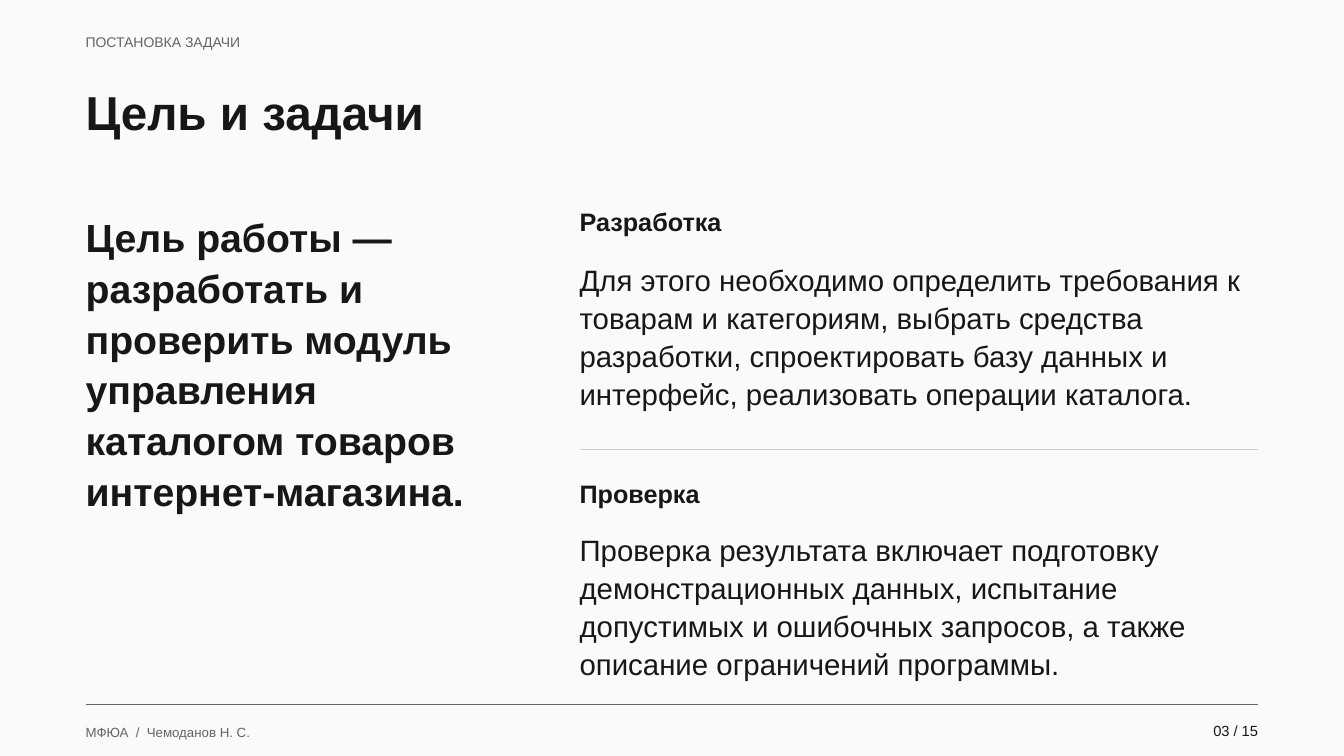
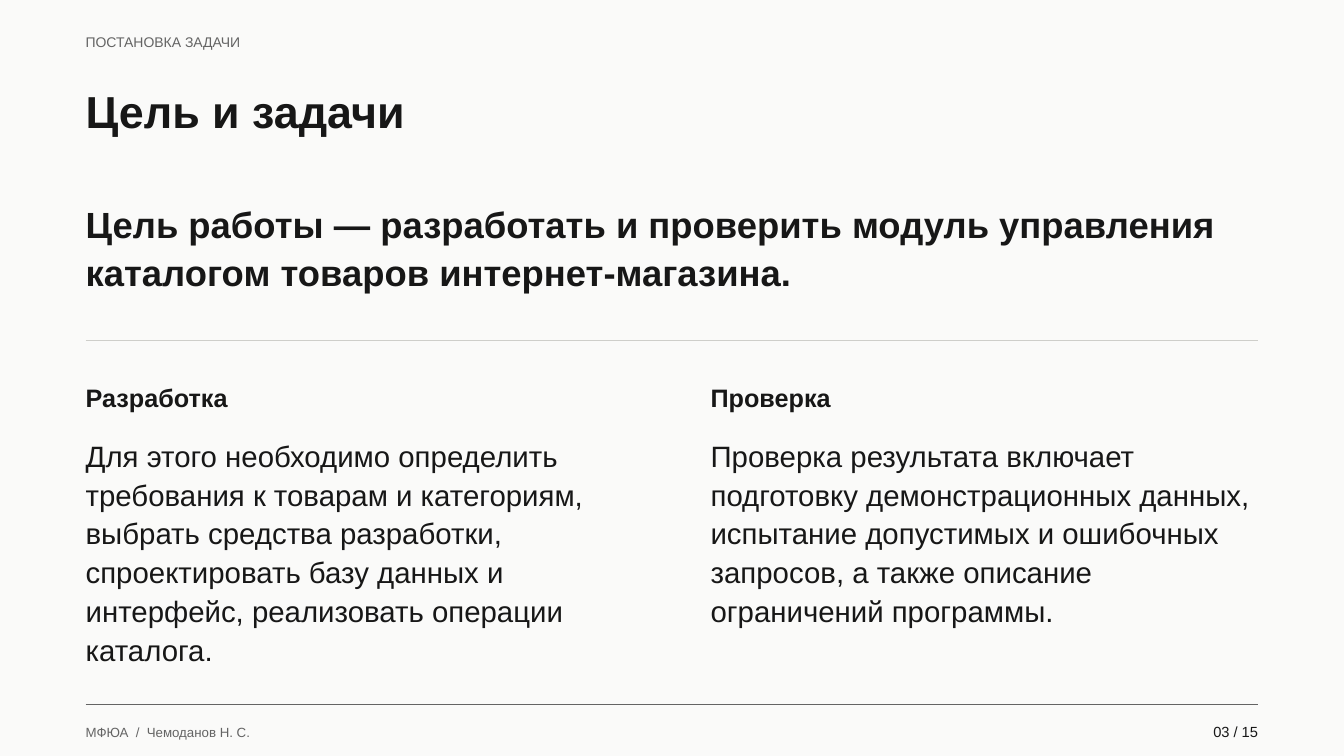
Before and after one commit to Koryza/kyyyyyrsach, a slide deck: slide 3 of docs/defense/catalog_defense.pptx. Drawn at 1344x756 pixels with LibreOffice and Linux fonts; fonts in the diff are those of the drawing. Boxes give left, top, right and bottom in pixels: in the first picture for what was removed or moved away, otherwise in the second. Text is boxed around its words. In the diff, an @@ line names an element or a change of style, - is before the commit and + after.

```diff
--- a/docs/defense/catalog_defense.pptx
+++ b/docs/defense/catalog_defense.pptx
@@ text "Цель и задачи" at (x1=86, y1=97, x2=404, y2=137): size 34 to 32 pt; line spacing 1.08 to 1.1 @@
@@ text "Цель работы — разработать и ..." moved from (x1=86, y1=223, x2=464, y2=514) to (x1=86, y1=211, x2=1214, y2=293) @@
@@ text "Цель работы — разработать и ..." at (x1=86, y1=211, x2=1214, y2=293): size 28 to 26 pt; line spacing 1.08 to 1.1 @@
@@ line moved from (580, 450) - (1258, 450) to (86, 341) - (1258, 341) @@
@@ line spacing 1.08 to 1.1 in 4 elements at (x1=711, y1=446, x2=1249, y2=628), (x1=711, y1=389, x2=831, y2=412), (x1=86, y1=445, x2=583, y2=662), (x1=86, y1=388, x2=228, y2=412) @@
@@ text "Разработка" moved from (x1=580, y1=212, x2=722, y2=236) to (x1=86, y1=388, x2=228, y2=412) @@
@@ text "Проверка" moved from (x1=580, y1=485, x2=700, y2=509) to (x1=711, y1=389, x2=831, y2=412) @@
@@ text "Для этого необходимо определить требования ..." moved from (x1=580, y1=269, x2=1240, y2=411) to (x1=86, y1=445, x2=583, y2=662) @@
@@ text "Проверка результата включает подготовку демонстрационных ..." moved from (x1=580, y1=540, x2=1185, y2=681) to (x1=711, y1=446, x2=1249, y2=628) @@
```
Also in this commit, not shown: 14 other slides changed, 7 other files.
